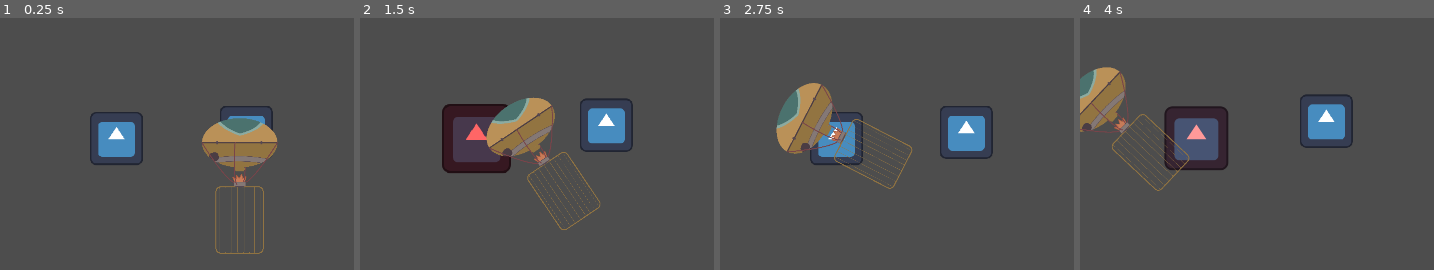
Above: before the commit, frames 1-4 (left to right).
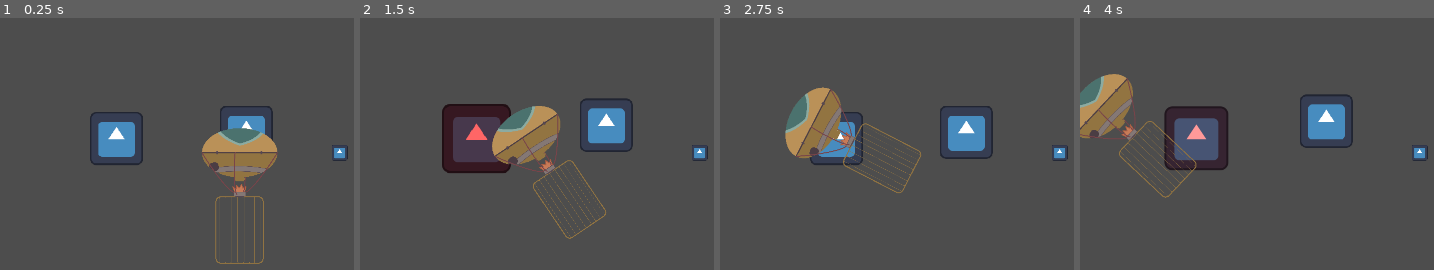
Above: after the commit, the same moments.

Repository: panorb/ludum-dare-53
Game: Godot game, scene res://world.tscn
The game is run twice, just before and just after one commit, with the same random seed, the same clock (stepped at 60 frames per second) and the same inputs. The engine's default icon, where the game draws it, is replaced by a stand-in: a white triangle on a blue panel in a dark square.
Inputs (mouse positions are in pixels of both pictures, inside the frame that each line leads up to):
- Up to frame 1 (0.25 s): no input
- Up to frame 2 (1.5 s): tap Enter (ui_accept) at 0.5, 0.77 s; move the mouse to (outside the picture) at 0.52 s; press the mouse at (outside the picture) at 0.53 s; move the mouse to (600, 264) at 1.27 s; release the mouse at (600, 264) at 1.28 s; click (600, 264) at 1.35 s
- Up to frame 3 (2.75 s): tap Enter (ui_accept) at 1.52 s; move the mouse to (outside the picture) at 2.02 s; press the mouse at (outside the picture) at 2.03 s
- Up to frame 4 (4 s): move the mouse to (outside the picture) at 2.77 s; release the mouse at (outside the picture) at 2.78 s; click (outside the picture) at 2.85 s; tap Enter (ui_accept) at 3.02, 3.77 s; move the mouse to (outside the picture) at 3.52 s; press the mouse at (outside the picture) at 3.53 s

The runs differ from the first frame. In frame 1, 4.1% of the frame differs, in the area x 57-99%, y 39-98%; in frame 2, 4.2%; in frame 3, 4.3%, in the area x 15-99%, y 25-70%; in frame 4, 3.6%.

Commit message:
Add enemy object and adjust vertical position of balloon

Diff:
--- a/godot/game/balloon/balloon.tscn
+++ b/godot/game/balloon/balloon.tscn
@@ -1,9 +1,11 @@
-[gd_scene load_steps=7 format=3 uid="uid://dqrb0owc04n30"]
+[gd_scene load_steps=10 format=3 uid="uid://dqrb0owc04n30"]
 
 [ext_resource type="Script" path="res://game/balloon/balloon.gd" id="1_00v08"]
 [ext_resource type="Texture2D" uid="uid://baoqd4onlxlqo" path="res://game/balloon/balloon_cage.svg" id="2_7bswg"]
 [ext_resource type="Texture2D" uid="uid://bh26q30j4picy" path="res://game/balloon/balloon_head.svg" id="2_ilerb"]
 [ext_resource type="Texture2D" uid="uid://b8f182hxp7gas" path="res://game/balloon/fire.svg" id="3_ugihq"]
+[ext_resource type="Script" path="res://game/balloon/enemy.gd" id="5_03pex"]
+[ext_resource type="Texture2D" uid="uid://diqmkdcqhvjfc" path="res://icon.svg" id="5_kk3nn"]
 
 [sub_resource type="CapsuleShape2D" id="CapsuleShape2D_fu81c"]
 radius = 166.56
@@ -12,29 +14,47 @@
 [sub_resource type="RectangleShape2D" id="RectangleShape2D_ogpq1"]
 size = Vector2(350, 505)
 
+[sub_resource type="RectangleShape2D" id="RectangleShape2D_fp8hc"]
+size = Vector2(110, 110)
+
 [node name="Balloon" type="Node2D"]
 
-[node name="CharacterBody2D" type="CharacterBody2D" parent="."]
+[node name="Balloon" type="CharacterBody2D" parent="."]
 position = Vector2(576, 324)
 scale = Vector2(0.3, 0.3)
+collision_mask = 0
 script = ExtResource("1_00v08")
 
-[node name="Cage" type="Sprite2D" parent="CharacterBody2D"]
+[node name="Cage" type="Sprite2D" parent="Balloon"]
 texture = ExtResource("2_7bswg")
-offset = Vector2(0, 540)
+offset = Vector2(0, 620)
 
-[node name="Fire" type="Sprite2D" parent="CharacterBody2D"]
+[node name="Fire" type="Sprite2D" parent="Balloon"]
 texture = ExtResource("3_ugihq")
-offset = Vector2(-2, 210)
+offset = Vector2(-2, 290)
 
-[node name="Head" type="Sprite2D" parent="CharacterBody2D"]
+[node name="Head" type="Sprite2D" parent="Balloon"]
 texture = ExtResource("2_ilerb")
+offset = Vector2(0, 80)
 
-[node name="CollisionShapeHead" type="CollisionShape2D" parent="CharacterBody2D"]
-position = Vector2(0, -80)
+[node name="CollisionShapeHead" type="CollisionShape2D" parent="Balloon"]
 rotation = 1.5708
 shape = SubResource("CapsuleShape2D_fu81c")
 
-[node name="CollisionShapeCage" type="CollisionShape2D" parent="CharacterBody2D"]
-position = Vector2(0, 540)
+[node name="CollisionShapeCage" type="CollisionShape2D" parent="Balloon"]
+position = Vector2(0, 620)
 shape = SubResource("RectangleShape2D_ogpq1")
+
+[node name="Enemy" type="Area2D" parent="."]
+position = Vector2(816, 324)
+scale = Vector2(0.3, 0.3)
+collision_layer = 0
+script = ExtResource("5_03pex")
+
+[node name="SpriteEnemy" type="Sprite2D" parent="Enemy"]
+texture = ExtResource("5_kk3nn")
+
+[node name="CollisionShape2D" type="CollisionShape2D" parent="Enemy"]
+shape = SubResource("RectangleShape2D_fp8hc")
+
+[connection signal="area_entered" from="Enemy" to="Balloon" method="_on_enemy_area_entered"]
--- /dev/null
+++ b/godot/game/balloon/enemy.gd
@@ -0,0 +1,12 @@
+extends Area2D
+
+
+# Called when the node enters the scene tree for the first time.
+func _ready():
+	pass # Replace with function body.
+
+
+# Called every frame. 'delta' is the elapsed time since the previous frame.
+func _process(_delta):
+	if has_overlapping_bodies():
+		position.x += 100
--- a/godot/project.godot
+++ b/godot/project.godot
@@ -32,6 +32,11 @@
 ]
 }
 
+[layer_names]
+
+2d_physics/layer_1="Balloon"
+2d_physics/layer_2="Enemy"
+
 [rendering]
 
 renderer/rendering_method="gl_compatibility"
